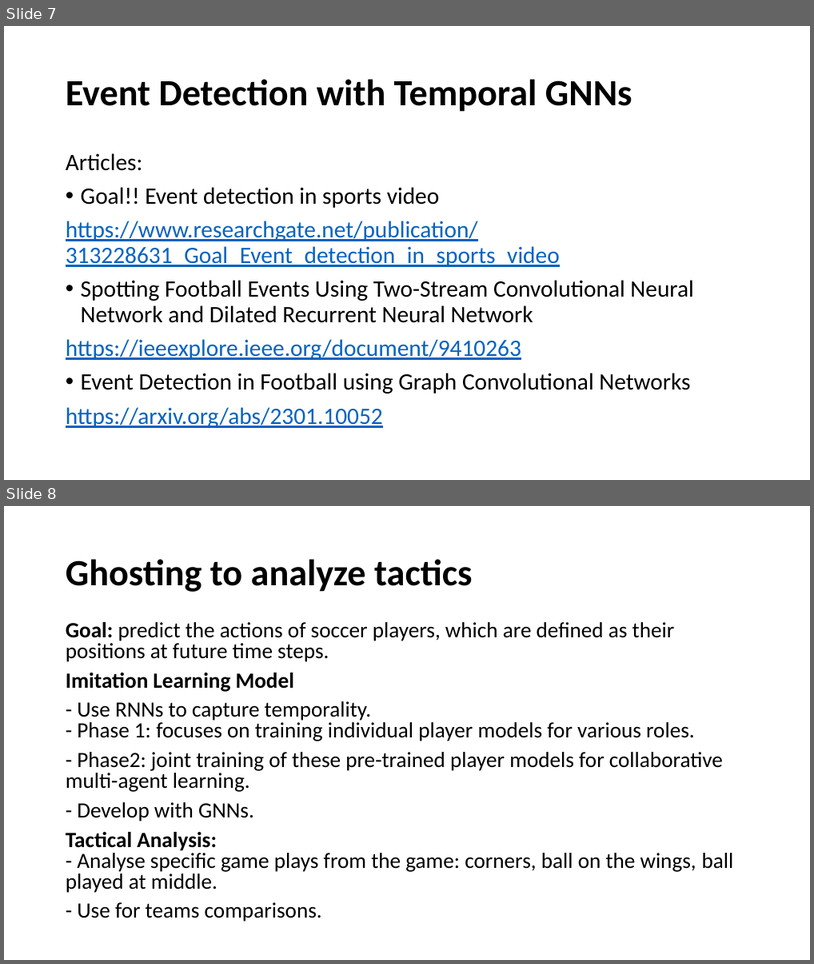
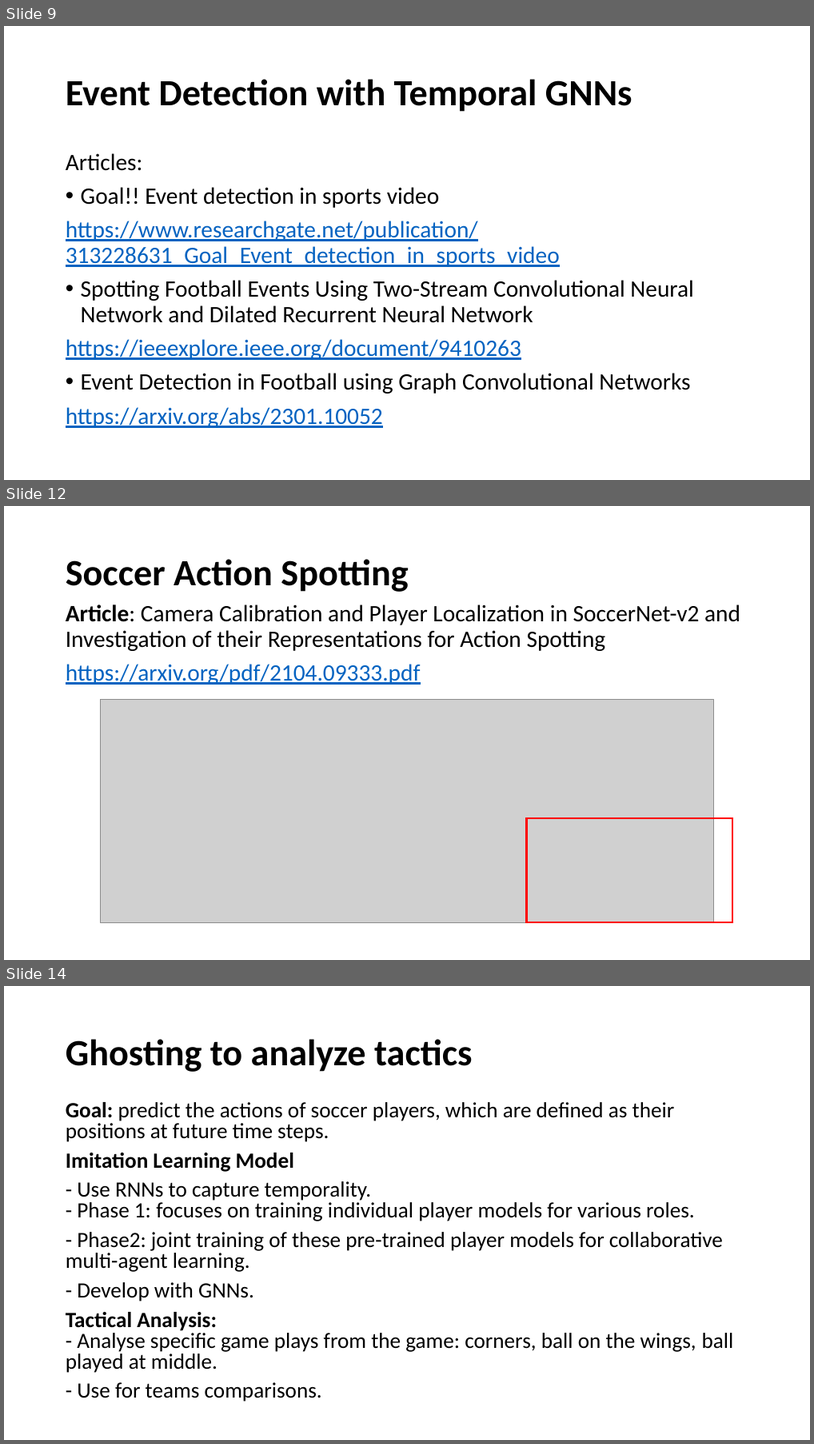
Before and after one commit to Ziolo1999/GNNsFootballEventSpotting, a slide deck: Articles/topic_ideas.pptx. Shown one above the other, each under a label of ours: slides 7 and 8 before the commit, slides 9, 12 and 14 after it; the slides between them are not shown. The pictures are 814x964 and 814x1444 pixels, drawn with LibreOffice and Linux fonts; fonts in the diff are those of the drawing; grey boxes stand for pictures. Boxes give left, top, right and bottom in pixels: in the first picture for what was removed or moved away, otherwise in the second. Text is boxed around its words. In the diff, an @@ line names an element or a change of style, - is before the commit and + after.

```diff
--- a/Articles/topic_ideas.pptx
+++ b/Articles/topic_ideas.pptx
@@ slide 12 added at (4, 506, 810, 960), background #FFFFFF @@
@@ title added at (66, 559, 408, 592), 44 pt, text #000000, bold @@
+Soccer Action Spotting
@@ text added at (66, 604, 741, 684), 28 pt, text #000000 @@
+Article: Camera Calibration and Player Localization in SoccerNet-v2 and Investigation of their Representations for Action Spotting
+https://arxiv.org/pdf/2104.09333.pdf
@@ picture added at (101, 699, 714, 922) @@
@@ rectangle added at (527, 818, 733, 922), outline #FF0000 2.25 pt @@
@@ what was slide 7 is now slide 9 @@
@@ what was slide 8 is now slide 14 @@
```
Also in this commit, not shown: 2 slides changed, 6 other slides added.
